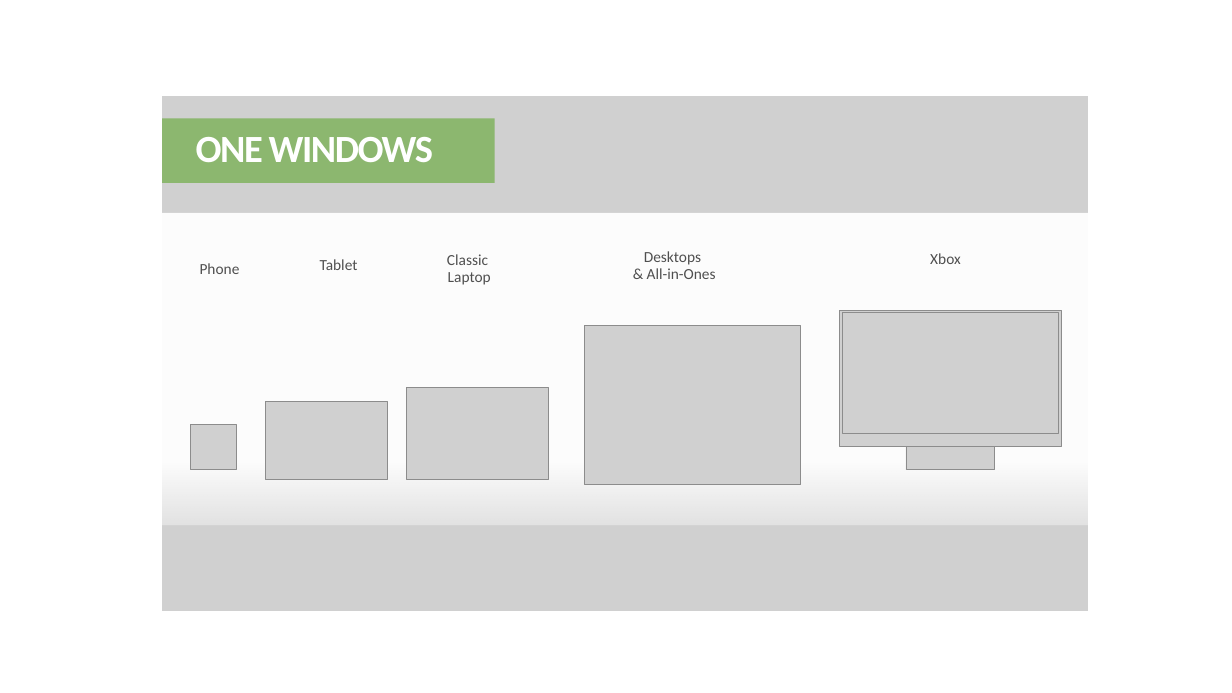
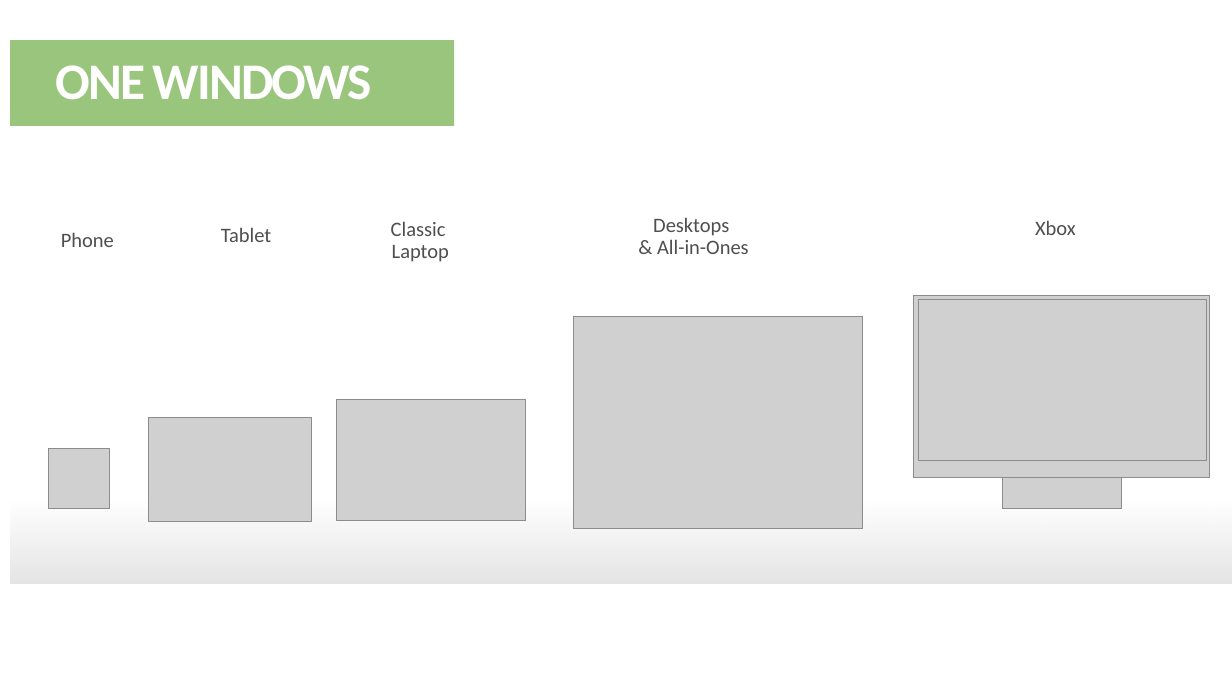
Before and after one commit to lekhasy/RawNotification, a slide deck: slide 4 of Working Individual/SyLK/Presentation.pptx. Drawn at 1232x693 pixels with LibreOffice and Linux fonts; fonts in the diff are those of the drawing; grey boxes stand for pictures; background and template pictures are left out. Boxes give left, top, right and bottom in pixels: in the first picture for what was removed or moved away, otherwise in the second. Text is boxed around its words. In the diff, an @@ line names an element or a change of style, - is before the commit and + after.

```diff
--- a/Working Individual/SyLK/Presentation.pptx
+++ b/Working Individual/SyLK/Presentation.pptx
@@ freeform shape resized from (x1=154, y1=89, x2=1097, y2=619) to (x1=0, y1=0, x2=1232, y2=693) @@
@@ rectangle "ONE WINDOWS" resized from (x1=154, y1=118, x2=495, y2=183) to (x1=0, y1=40, x2=455, y2=126) @@
@@ rectangle "ONE WINDOWS" at (x1=0, y1=40, x2=455, y2=126): size 30 to 40 pt, letter spacing -1.1 to -1.5 pt; more space between paragraphs @@
@@ picture removed at (x1=154, y1=89, x2=1096, y2=619) @@
@@ rectangle resized from (x1=154, y1=213, x2=1096, y2=526) to (x1=0, y1=166, x2=1232, y2=584) @@
@@ size 12 to 16 pt; more space between paragraphs in 5 elements at (x1=653, y1=217, x2=749, y2=254), (x1=391, y1=221, x2=449, y2=262), (x1=221, y1=227, x2=272, y2=242), (x1=1035, y1=220, x2=1076, y2=235), (x1=61, y1=232, x2=114, y2=247) @@
@@ text "Phone" moved from (x1=200, y1=263, x2=240, y2=274) to (x1=61, y1=232, x2=114, y2=247) @@
@@ text "Tablet" moved from (x1=320, y1=259, x2=358, y2=270) to (x1=221, y1=227, x2=272, y2=242) @@
@@ text "Classic Laptop" moved from (x1=447, y1=254, x2=491, y2=285) to (x1=391, y1=221, x2=449, y2=262) @@
@@ text "Desktops & All-in-Ones" moved from (x1=644, y1=251, x2=716, y2=279) to (x1=653, y1=217, x2=749, y2=254) @@
@@ text "Xbox" moved from (x1=930, y1=253, x2=961, y2=264) to (x1=1035, y1=220, x2=1076, y2=235) @@
@@ picture added at (x1=914, y1=296, x2=1211, y2=478) @@
@@ picture added at (x1=919, y1=299, x2=1207, y2=460) @@
@@ picture resized from (x1=584, y1=325, x2=800, y2=484) to (x1=574, y1=316, x2=862, y2=529) @@
@@ picture removed at (x1=839, y1=311, x2=1061, y2=447) @@
@@ picture removed at (x1=843, y1=312, x2=1059, y2=433) @@
@@ picture resized from (x1=265, y1=402, x2=387, y2=480) to (x1=149, y1=418, x2=311, y2=522) @@
@@ picture resized from (x1=407, y1=388, x2=548, y2=480) to (x1=337, y1=399, x2=526, y2=521) @@
@@ picture resized from (x1=190, y1=425, x2=237, y2=470) to (x1=49, y1=449, x2=110, y2=509) @@
@@ picture removed at (x1=907, y1=446, x2=995, y2=470) @@
@@ picture added at (x1=1003, y1=478, x2=1121, y2=508) @@
@@ rectangle resized from (x1=154, y1=461, x2=1096, y2=526) to (x1=0, y1=497, x2=1232, y2=583) @@
```
Also in this commit, not shown: 12 other slides changed, 1 slide added.
